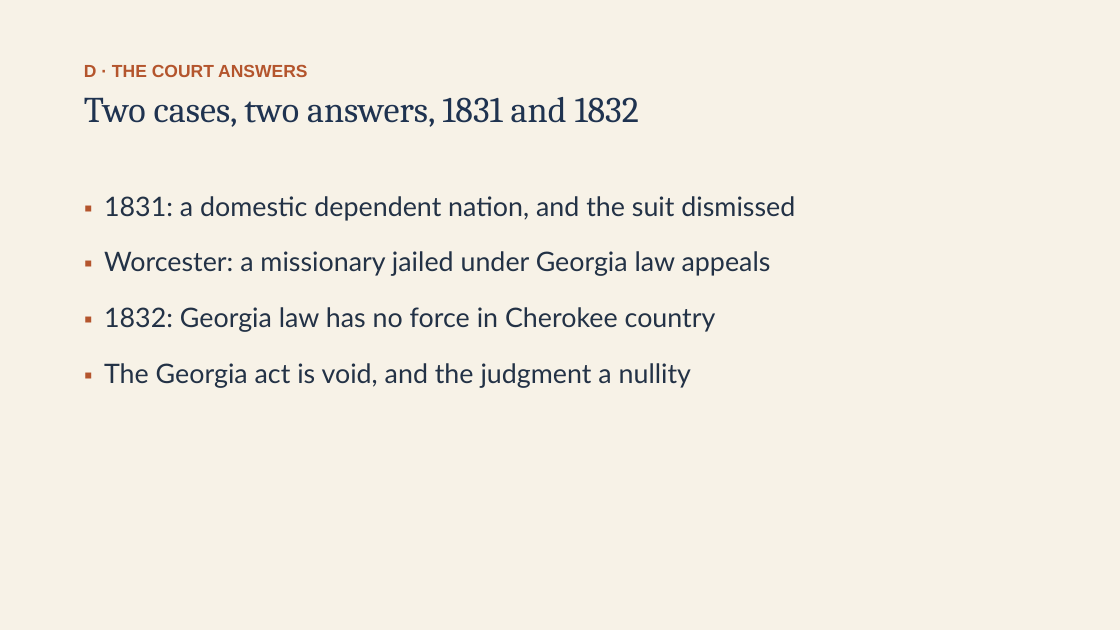
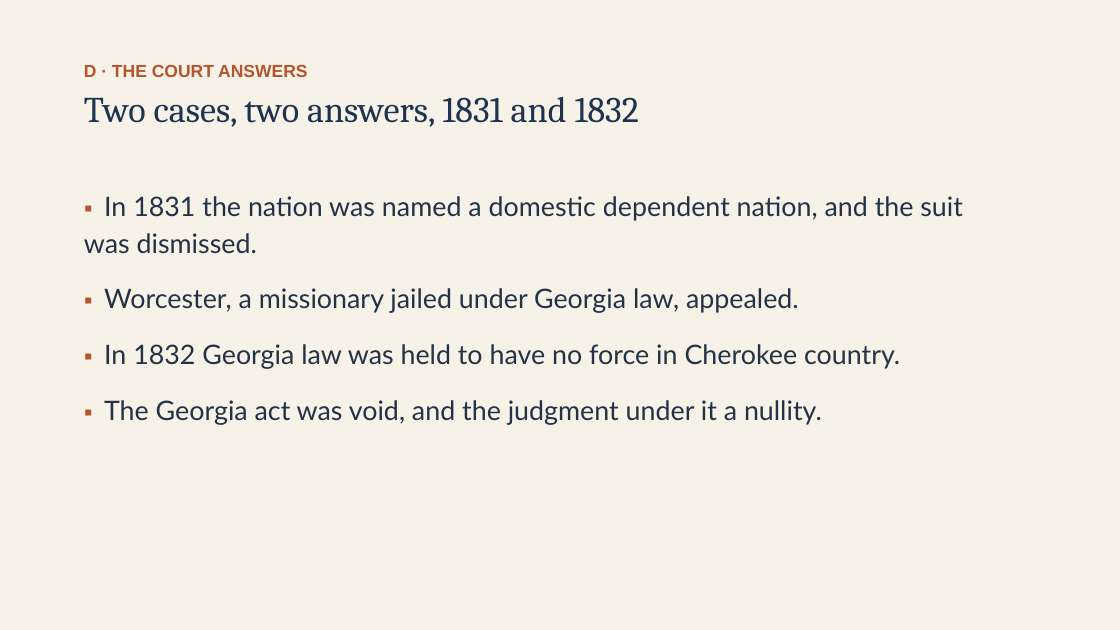
Before and after one commit to ab17gthb/humanities-curriculum-group, a slide deck: slide 15 of jackson-reform/lesson-02/lesson-02-slides.pptx. Drawn at 1120x630 pixels with LibreOffice and Linux fonts; fonts in the diff are those of the drawing. Boxes give left, top, right and bottom in pixels: in the first picture for what was removed or moved away, otherwise in the second. Text is boxed around its words. In the diff, an @@ line names an element or a change of style, - is before the commit and + after.

```diff
--- a/jackson-reform/lesson-02/lesson-02-slides.pptx
+++ b/jackson-reform/lesson-02/lesson-02-slides.pptx
@@ text at (x1=84, y1=196, x2=963, y2=425): text changed @@
-▪ 1831: a domestic dependent nation, and the suit dismissed
-▪ Worcester: a missionary jailed under Georgia law appeals
-▪ 1832: Georgia law has no force in Cherokee country
-▪ The Georgia act is void, and the judgment a nullity
+▪ In 1831 the nation was named a domestic dependent nation, and the suit was dismissed.
+▪ Worcester, a missionary jailed under Georgia law, appealed.
+▪ In 1832 Georgia law was held to have no force in Cherokee country.
+▪ The Georgia act was void, and the judgment under it a nullity.
```
Also in this commit, not shown: 10 other slides changed, 6 other files.
